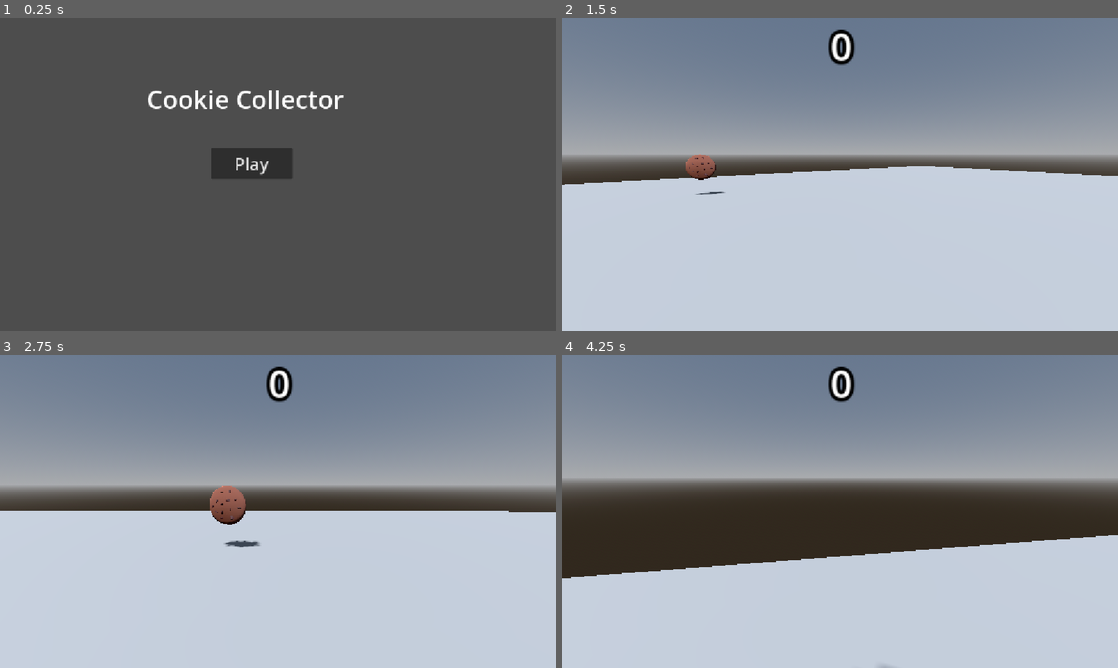
Above: before the commit, frames 1-4 (two rows, left to right).
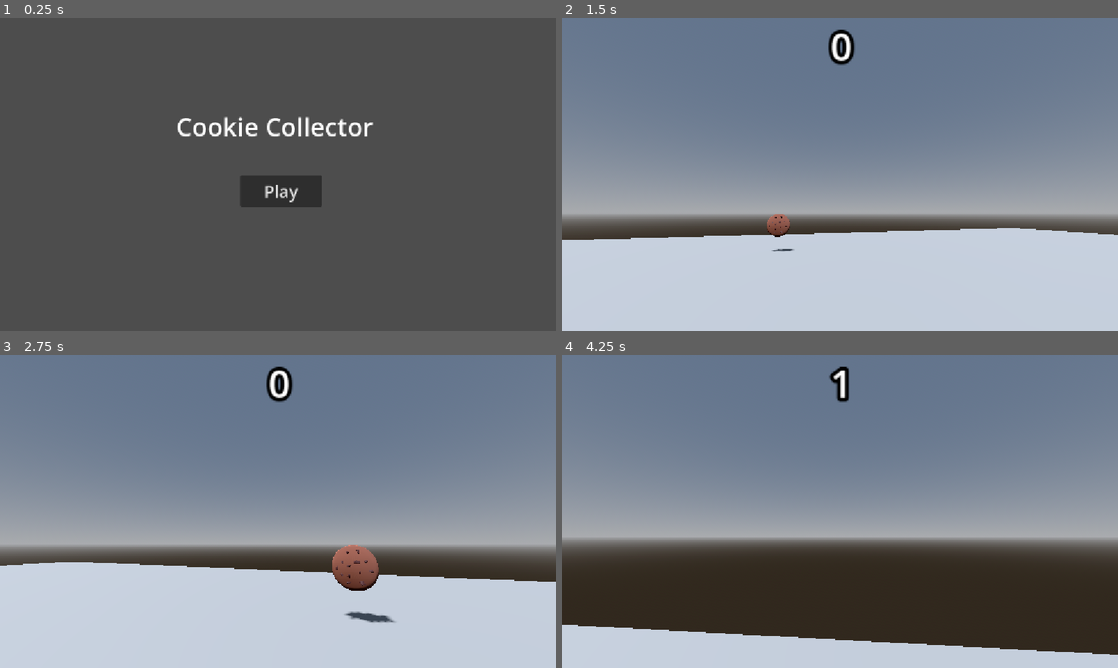
Above: after the commit, the same moments.

Repository: thenamelessdev/cookie-collector
Game: Godot game, scene res://menu.tscn
The game is run twice, just before and just after one commit, with the same random seed, the same clock (stepped at 60 frames per second) and the same inputs. This scene is started directly instead of the project's main scene.
Inputs (mouse positions are in pixels of both pictures, inside the frame that each line leads up to):
- Up to frame 1 (0.25 s): no input
- Up to frame 2 (1.5 s): click "Play" at 0.5 s; move the mouse to (867, 174) at 1.27 s; hold W (move_fwd) from 1.28 s (still down)
- Up to frame 3 (2.75 s): keep holding W (move_fwd); move the mouse to (250, 511) at 2.02 s
- Up to frame 4 (4.25 s): keep holding W (move_fwd); move the mouse to (851, 505) at 2.77 s; move the mouse to (834, 517) at 3.52 s

The runs differ from the first frame. In frame 1, 4.3% of the frame differs, in the area x 26-68%, y 23-61%; in frame 2, 38%; in frame 3, 41%; in frame 4, 63%, in the area x 0-100%, y 3-100%.

Commit message:
update(menu): put things at the middle

Diff:
--- a/menu.tscn
+++ b/menu.tscn
@@ -6,17 +6,17 @@
 script = ExtResource("1_lti8b")
 
 [node name="Label" type="Label" parent="." unique_id=1030652368]
-offset_left = 304.0
-offset_top = 132.0
-offset_right = 713.0
-offset_bottom = 204.0
+offset_left = 365.0
+offset_top = 189.0
+offset_right = 774.0
+offset_bottom = 261.0
 theme_override_font_sizes/font_size = 52
 text = "Cookie Collector"
 
 [node name="Button" type="Button" parent="." unique_id=808616686]
-offset_left = 437.0
-offset_top = 269.0
-offset_right = 606.0
-offset_bottom = 334.0
+offset_left = 498.0
+offset_top = 326.0
+offset_right = 667.0
+offset_bottom = 391.0
 theme_override_font_sizes/font_size = 35
 text = "Play"
